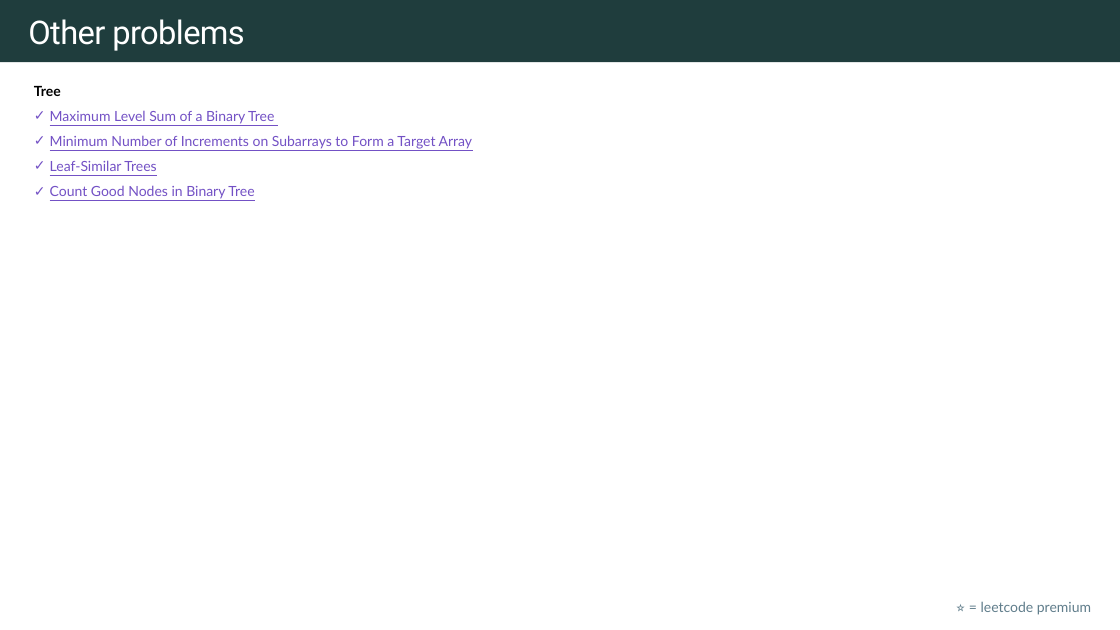
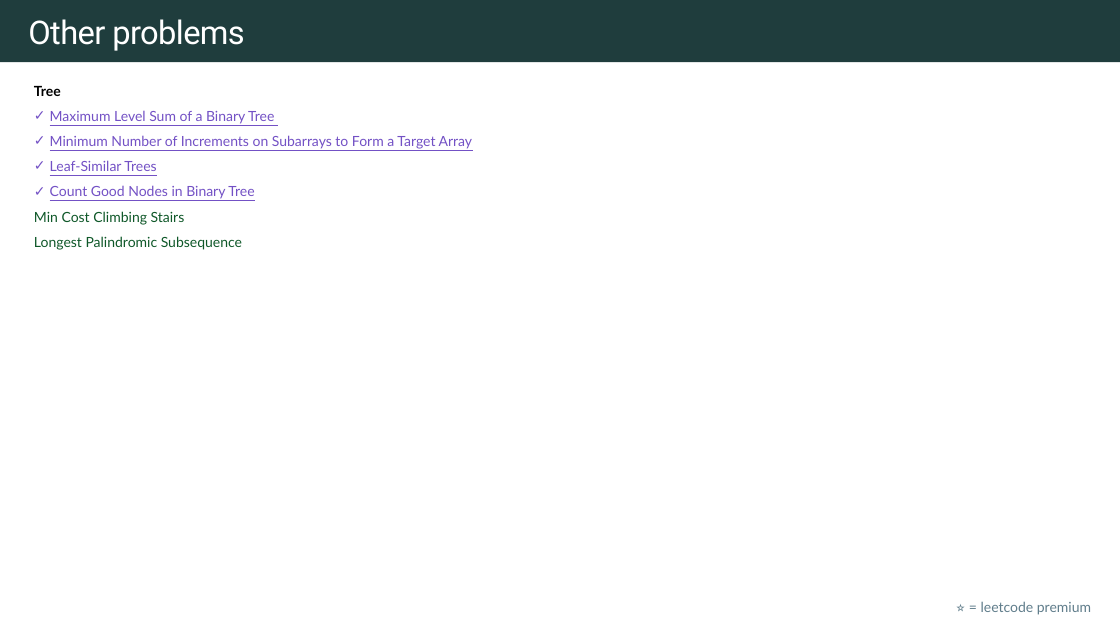
Before and after one commit to rfdavid/coding-interview-handbook-cpp, a slide deck: slide 7 of Algorithm and problem Solving Cheatsheet.pptm. Drawn at 1120x630 pixels with LibreOffice and Linux fonts; fonts in the diff are those of the drawing. Boxes give left, top, right and bottom in pixels: in the first picture for what was removed or moved away, otherwise in the second. Text is boxed around its words. In the diff, an @@ line names an element or a change of style, - is before the commit and + after.

```diff
--- a/Algorithm and problem Solving Cheatsheet.pptm
+++ b/Algorithm and problem Solving Cheatsheet.pptm
@@ text at (34, 211, 242, 250): paragraphs added @@
+Min Cost Climbing Stairs
+Longest Palindromic Subsequence
```
Also in this commit, not shown: 13 other slides changed, 75 slides added, 1 slide removed, 17 other files.
